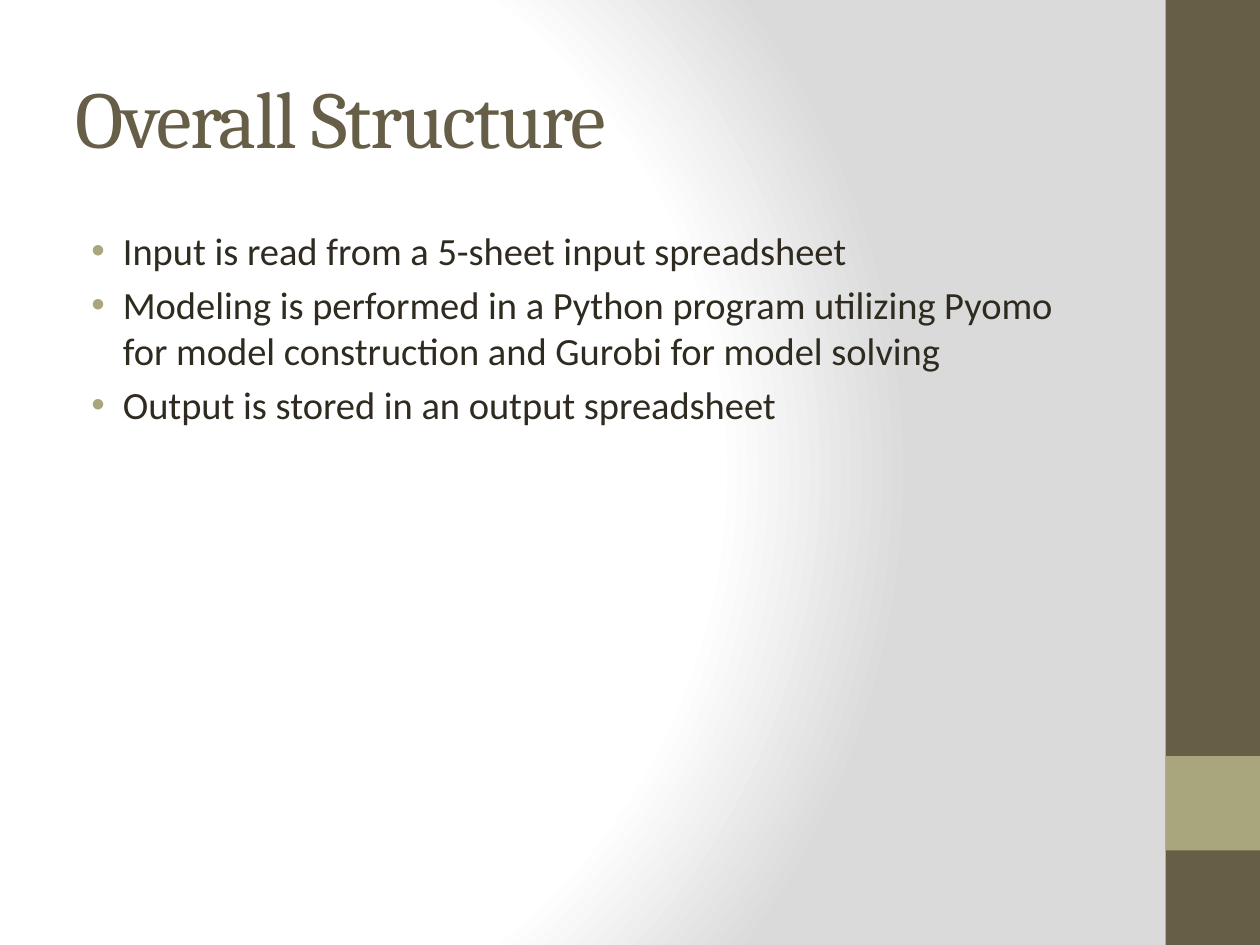
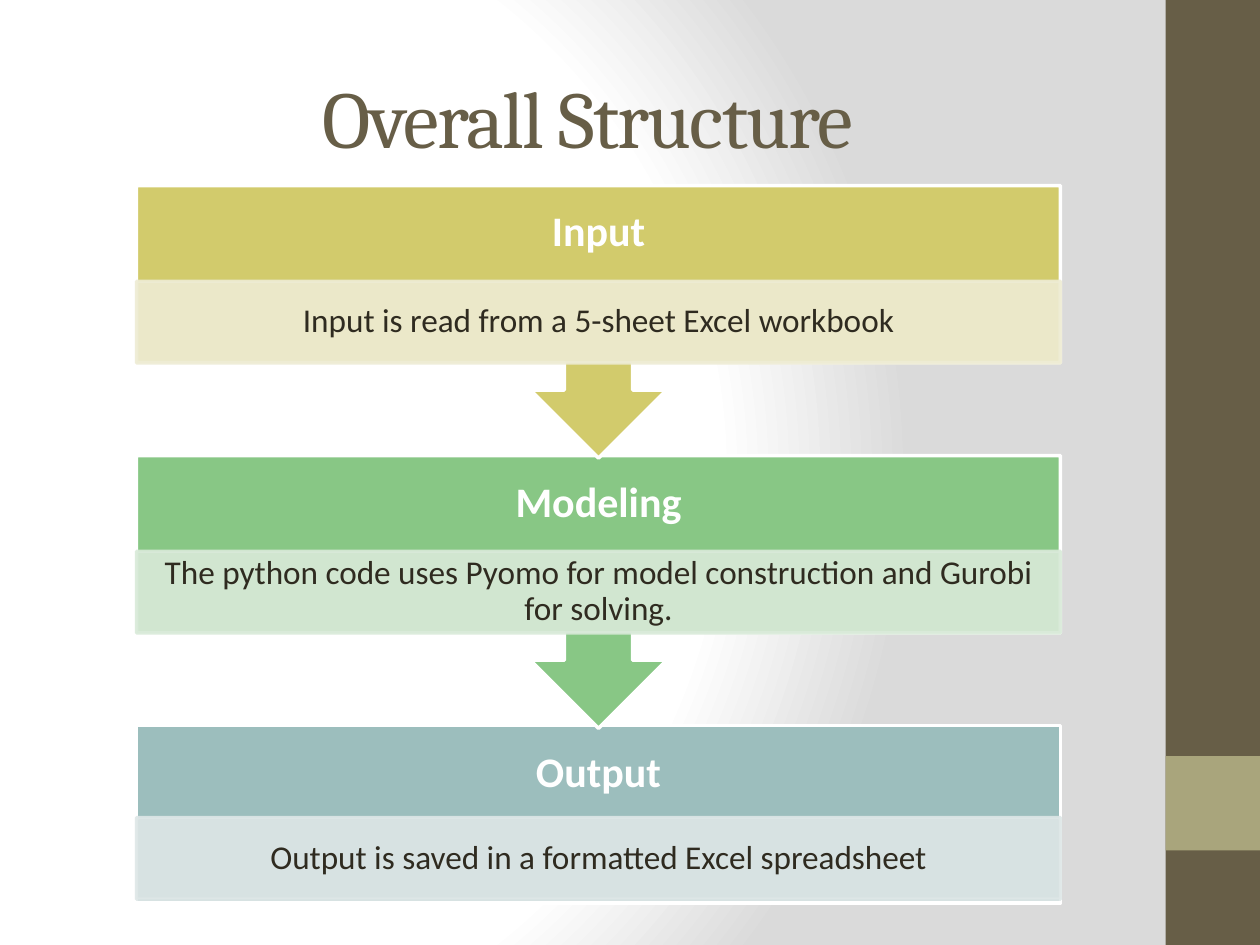
Before and after one commit to jtrobinson57/fscmodel-monte-carlo, a slide deck: slide 2 of fscmodel presentation 130618.pptx. Drawn at 1260x945 pixels with LibreOffice and Linux fonts; fonts in the diff are those of the drawing. Boxes give left, top, right and bottom in pixels: in the first picture for what was removed or moved away, otherwise in the second. Text is boxed around its words. In the diff, an @@ line names an element or a change of style, - is before the commit and + after.

Commit message:
ppt work

```diff
--- a/fscmodel presentation 130618.pptx
+++ b/fscmodel presentation 130618.pptx
@@ title "Overall Structure" at (323, 92, 854, 149): alignment left to centre @@
@@ text removed at (123, 238, 1052, 426) @@
-• Input is read from a 5-sheet input spreadsheet
-• Modeling is performed in a Python program utilizing Pyomo for model construction and Gurobi for model solving
-• Output is stored in an output spreadsheet
@@ group added at (136, 185, 1060, 903): 6 texts, 4 rectangles, 2 up arrow callouts @@
+Output
+Output is saved in a formatted Excel spreadsheet
+Modeling
+The python code uses Pyomo for model construction and Gurobi for solving.
+Input
+Input is read from a 5-sheet Excel workbook
```
Also in this commit, not shown: 2 other slides changed, 1 other file.
